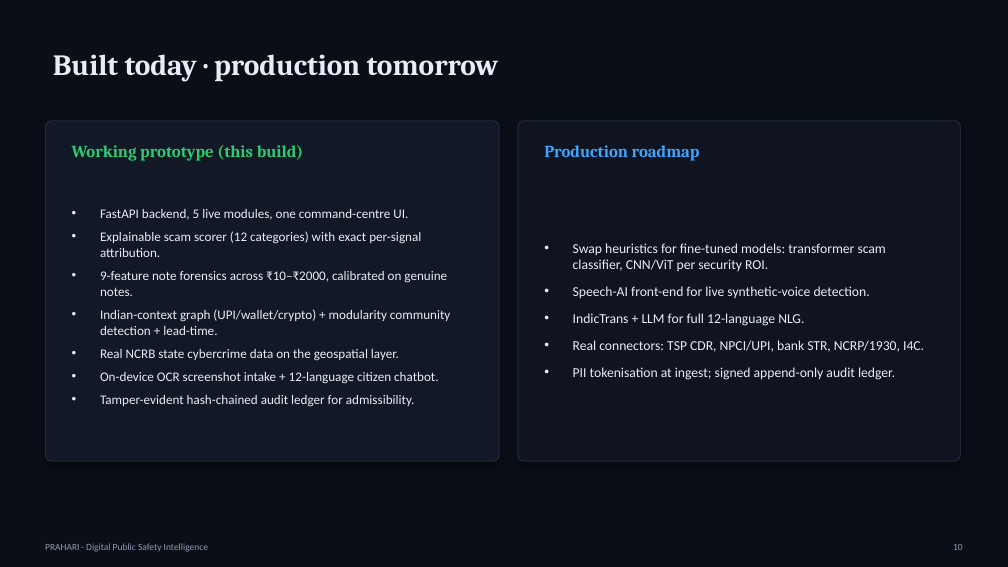
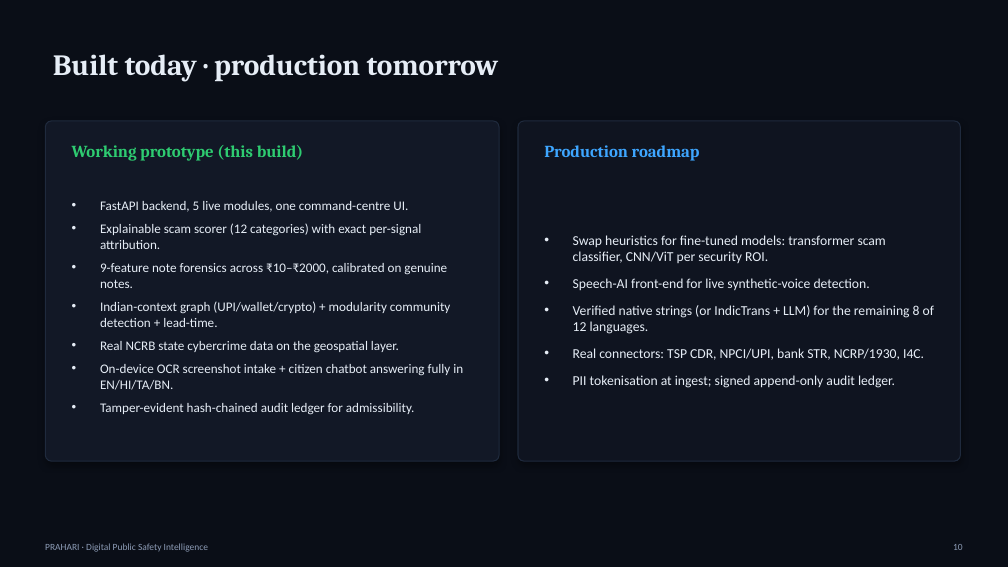
Before and after one commit to Ravianshu19/AI-for-Digital-Public-Safety, a slide deck: slide 10 of docs/Prahari_Pitch_Deck.pptx. Drawn at 1008x567 pixels with LibreOffice and Linux fonts; fonts in the diff are those of the drawing. Boxes give left, top, right and bottom in pixels: in the first picture for what was removed or moved away, otherwise in the second. Text is boxed around its words. In the diff, an @@ line names an element or a change of style, - is before the commit and + after.

```diff
--- a/docs/Prahari_Pitch_Deck.pptx
+++ b/docs/Prahari_Pitch_Deck.pptx
@@ text at bbox=[573, 305, 934, 334]: text changed @@
-• IndicTrans + LLM for full 12-language NLG.
+• Verified native strings (or IndicTrans + LLM) for the remaining 8 of 12 languages.
@@ text at bbox=[100, 364, 463, 390]: text changed @@
-• On-device OCR screenshot intake + 12-language citizen chatbot.
+• On-device OCR screenshot intake + citizen chatbot answering fully in EN/HI/TA/BN.
```
Also in this commit, not shown: 4 other slides changed, 4 slides added, 1 other file.
